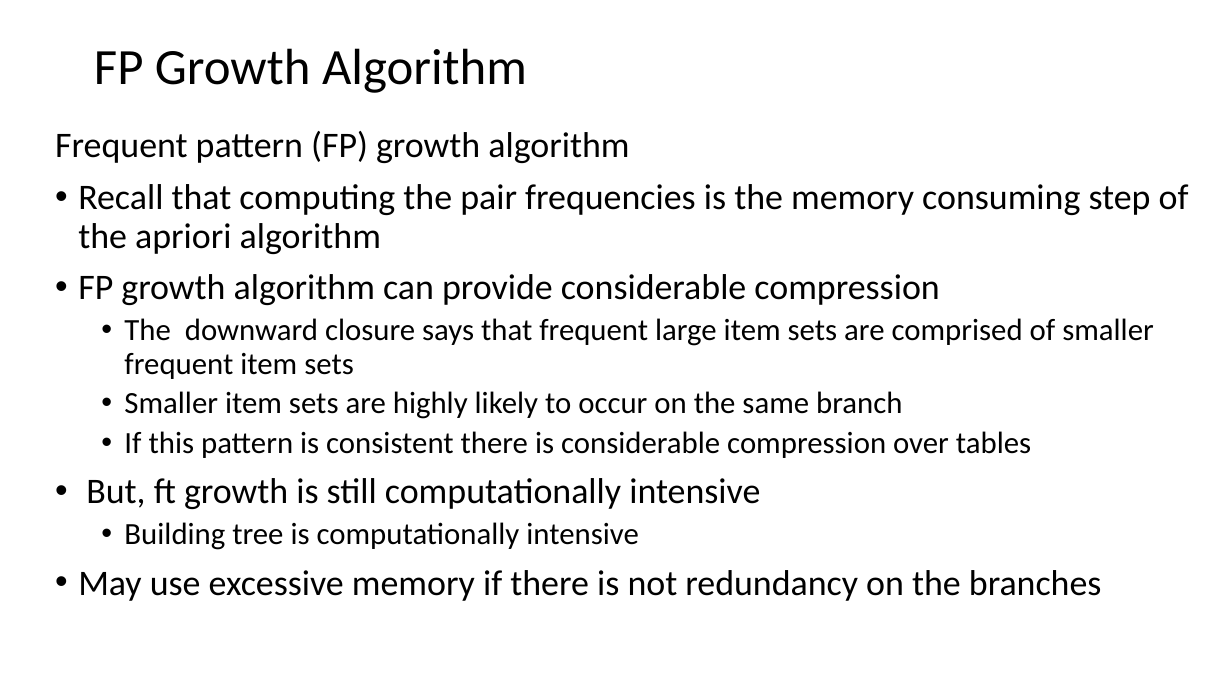
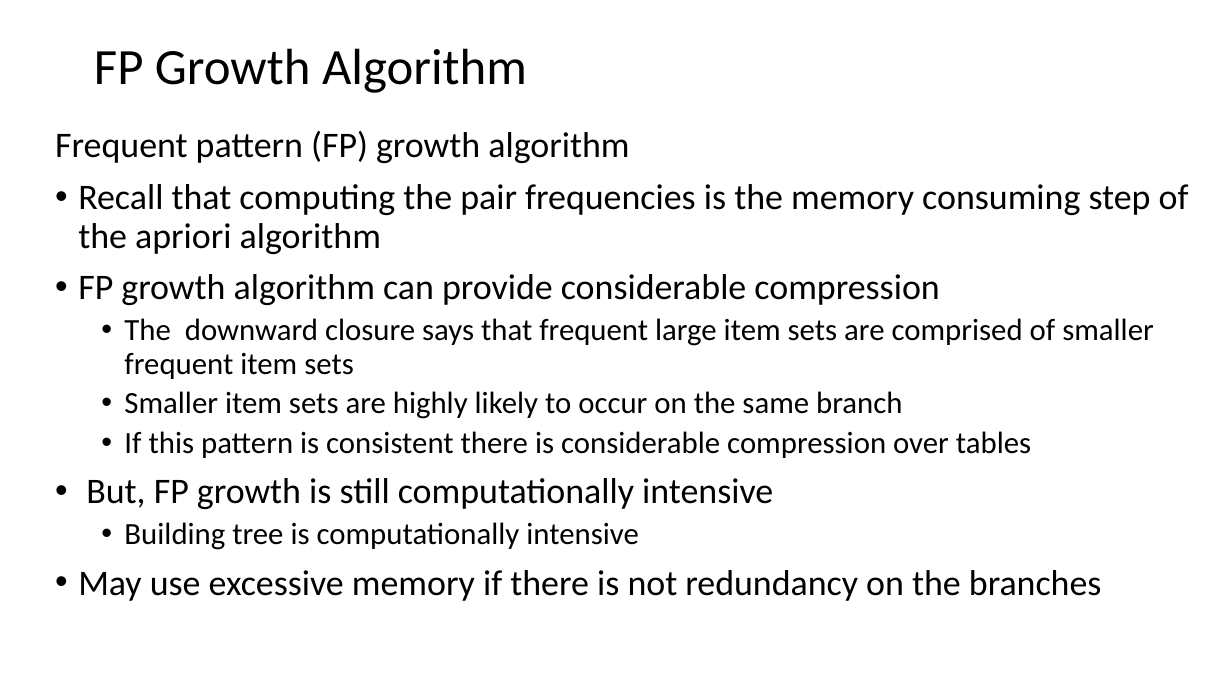
Before and after one commit to StephenElston/CSCI-E-108, a slide deck: slide 36 of slides/10_AssociationsFrequentItems.pptx (slide 34 before the commit). Drawn at 1232x693 pixels with LibreOffice and Linux fonts; fonts in the diff are those of the drawing. Boxes give left, top, right and bottom in pixels: in the first picture for what was removed or moved away, otherwise in the second. Text is boxed around its words. In the diff, an @@ line names an element or a change of style, - is before the commit and + after.

Commit message:
Typo corrections and small additons to slides

```diff
--- a/slides/10_AssociationsFrequentItems.pptx
+++ b/slides/10_AssociationsFrequentItems.pptx
@@ text at box(86, 478, 773, 509): text changed @@
-• But, ft growth is still computationally intensive
+• But, FP growth is still computationally intensive
```
Also in this commit, not shown: 12 other slides changed, 1 slide added.
